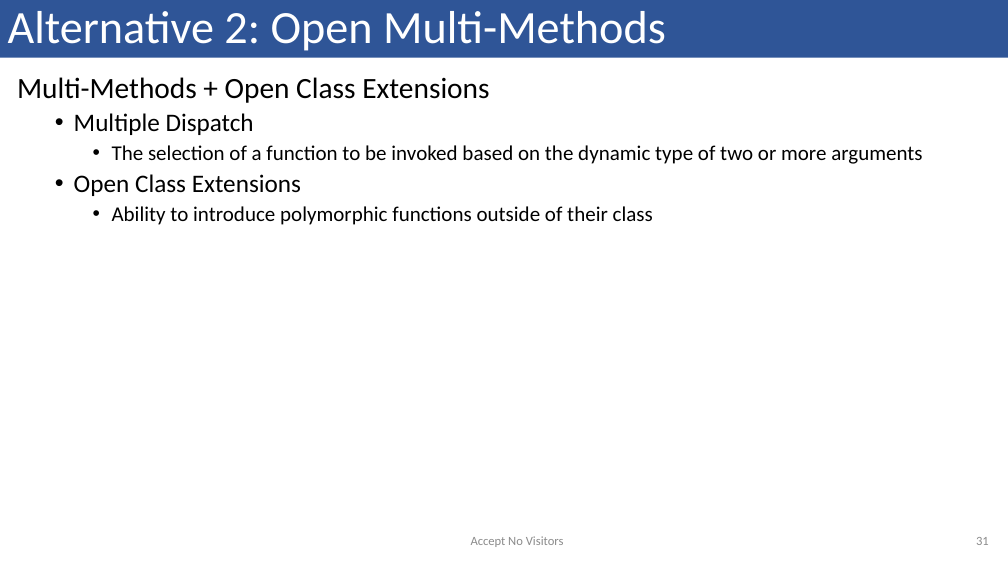
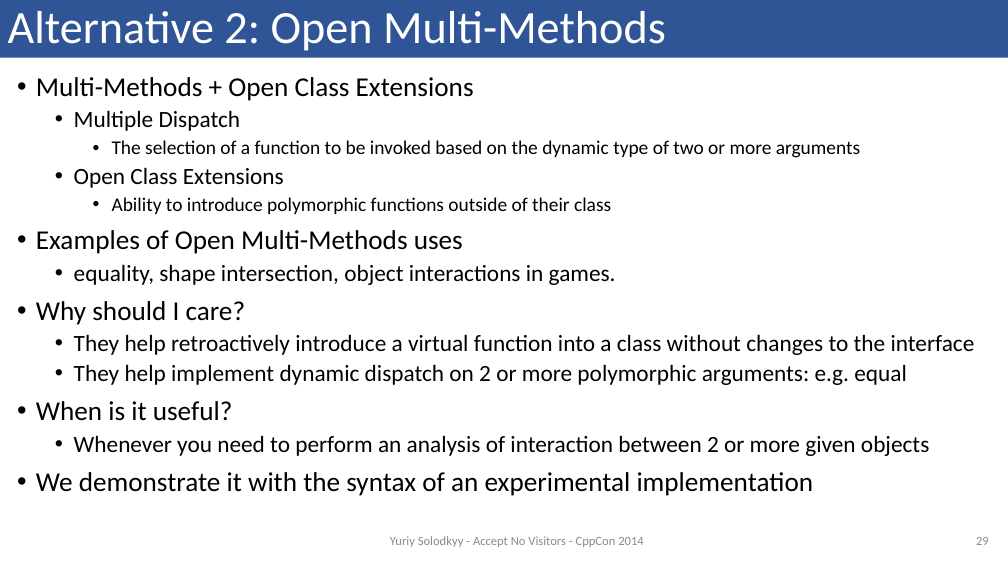
Before and after one commit to solodon4/Mach7, a slide deck: slide 29 of media/presentations/2014-09-12 CppCon.pptx (slide 31 before the commit). Drawn at 1008x567 pixels with LibreOffice and Linux fonts; fonts in the diff are those of the drawing. Boxes give left, top, right and bottom in pixels: in the first picture for what was removed or moved away, otherwise in the second. Text is boxed around its words. In the diff, an @@ line names an element or a change of style, - is before the commit and + after.

```diff
--- a/media/presentations/2014-09-12 CppCon.pptx
+++ b/media/presentations/2014-09-12 CppCon.pptx
@@ text at (x1=36, y1=77, x2=860, y2=214): size 28 to 25.9 pt in "Multi-Methods + Open Class Extensions"; size 24 to 22.2 pt in "Multiple Dispatch", "Open Class Extensions"; size 20 to 18.5 pt in "The selection of a function to be ...", "Ability to introduce polymorphic functions outside of ..."; bullet none to • @@
@@ text at (x1=36, y1=230, x2=975, y2=496): paragraphs added @@
+• Examples of Open Multi-Methods uses
+  • equality, shape intersection, object interactions in games.
+• Why should I care?
+  • They help retroactively introduce a virtual function into a class without changes to the interface
+  • They help implement dynamic dispatch on 2 or more polymorphic arguments: e.g. equal
+• When is it useful?
+  • Whenever you need to perform an analysis of interaction between 2 or more given objects
+• We demonstrate it with the syntax of an experimental implementation
@@ text at (x1=390, y1=536, x2=643, y2=547): text changed @@
-Accept No Visitors
+Yuriy Solodkyy - Accept No Visitors - CppCon 2014
@@ page number at (x1=976, y1=537, x2=989, y2=545): text changed @@
-31
+29
```
Also in this commit, not shown: 35 other slides changed, 6 slides added.
